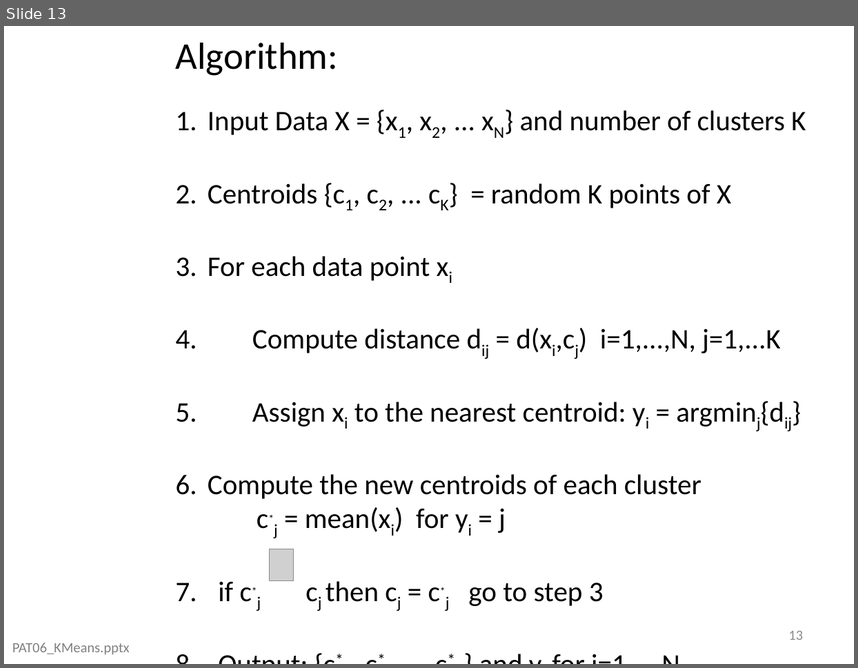
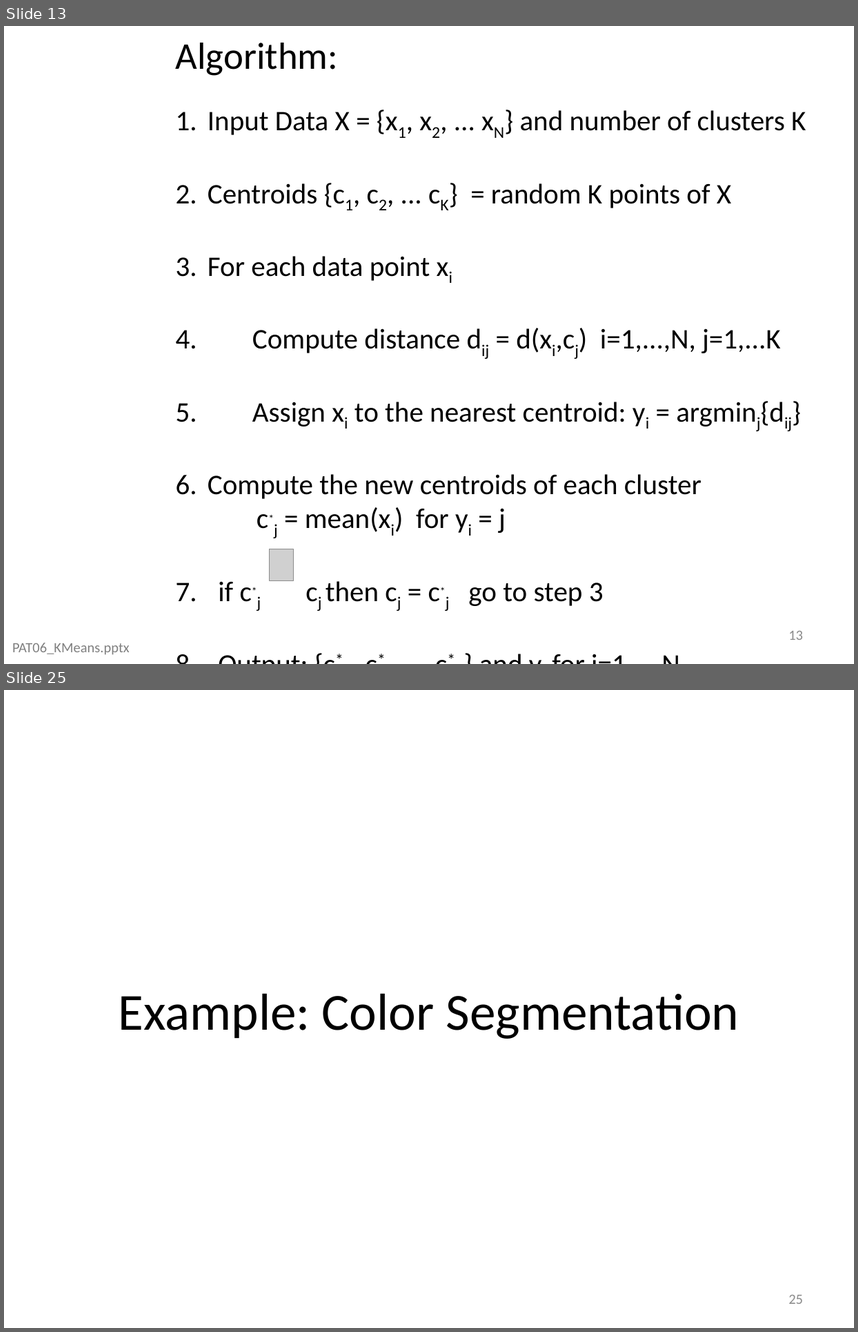
Before and after one commit to domingomery/patrones, a slide deck: clases/Cap06_Clustering/presentations/PAT06_KMeans.pptx. Shown one above the other, each under a label of ours: slide 13 before the commit, slides 13 and 25 after it; the slides between them are not shown. The pictures are 858x668 and 858x1332 pixels, drawn with LibreOffice and Linux fonts; fonts in the diff are those of the drawing; grey boxes stand for pictures. Boxes give left, top, right and bottom in pixels: in the first picture for what was removed or moved away, otherwise in the second. Text is boxed around its words. In the diff, an @@ line names an element or a change of style, - is before the commit and + after.

```diff
--- a/clases/Cap06_Clustering/presentations/PAT06_KMeans.pptx
+++ b/clases/Cap06_Clustering/presentations/PAT06_KMeans.pptx
@@ slide 25 added at (4, 690, 854, 1328), background #FFFFFF @@
@@ title added at (118, 993, 740, 1038), 44 pt, text #000000 @@
+Example: Color Segmentation
@@ page number added at (789, 1294, 803, 1303), 12 pt, text #8C8C8C @@
+25
```
Also in this commit, not shown: 23 other slides added, 13 other files.
